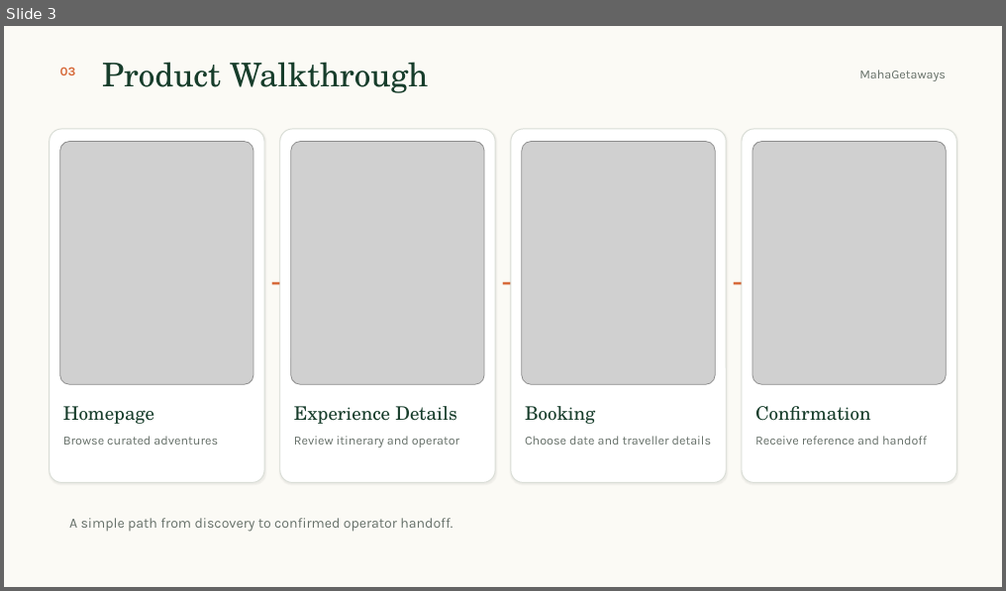
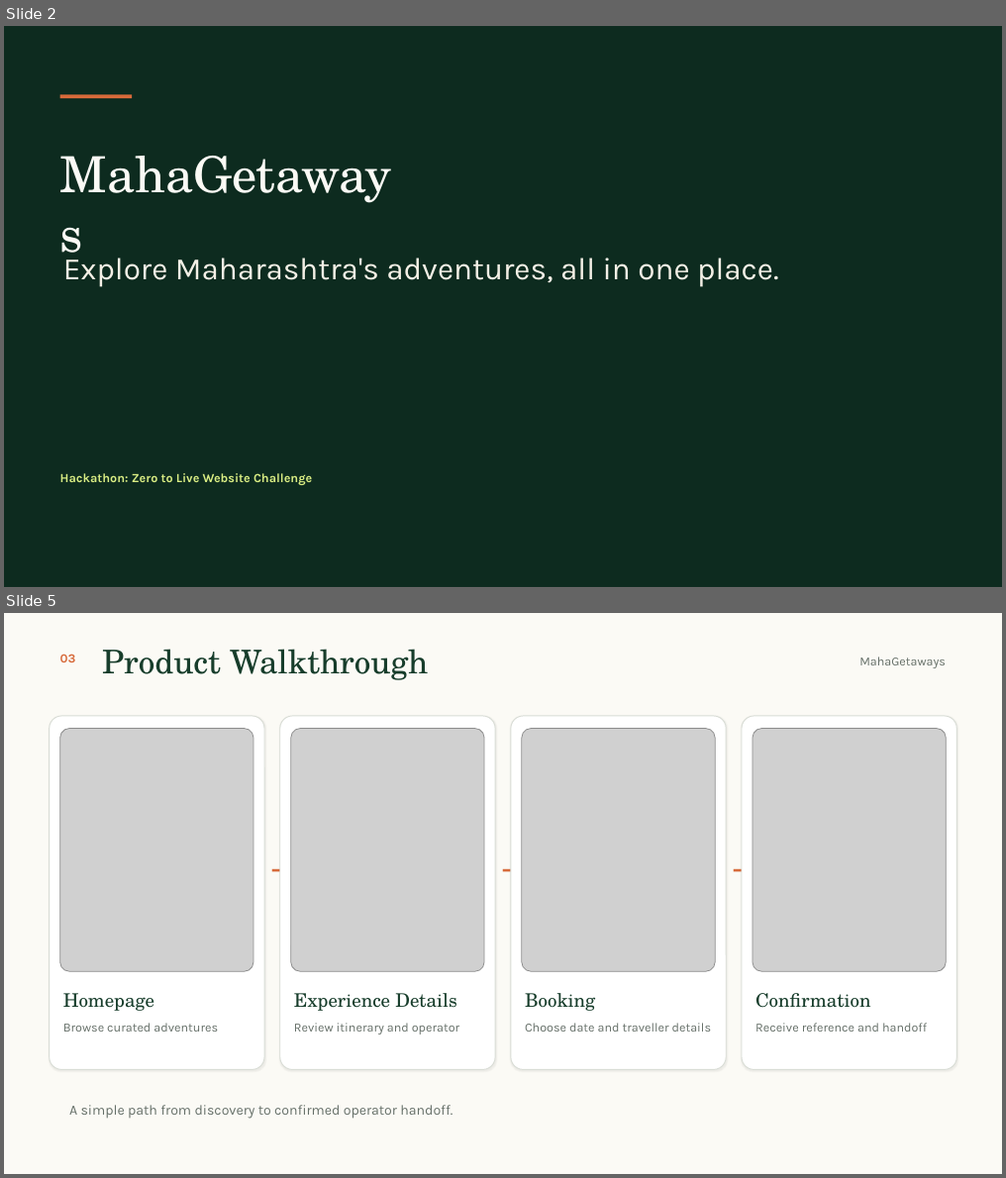
Before and after one commit to little-hundred-miles/maharashtra_getaways, a slide deck: MahaGetaways_Hackathon_Submission.pptx. Shown one above the other, each under a label of ours: slide 3 before the commit, slides 2 and 5 after it; the slides between them are not shown. The pictures are 1006x591 and 1006x1178 pixels, drawn with LibreOffice and Linux fonts; fonts in the diff are those of the drawing; grey boxes stand for pictures. Boxes give left, top, right and bottom in pixels: in the first picture for what was removed or moved away, otherwise in the second. Text is boxed around its words. In the diff, an @@ line names an element or a change of style, - is before the commit and + after.

```diff
--- a/MahaGetaways_Hackathon_Submission.pptx
+++ b/MahaGetaways_Hackathon_Submission.pptx
@@ slide 2 added at (4, 26, 1002, 587), background #FFFFFF @@
@@ rectangle added at (4, 26, 1002, 587), fill #0D2B1F @@
@@ rectangle added at (60, 95, 132, 98), fill #D76A3A @@
@@ text added at (60, 143, 402, 224), 48 pt, text #FBFAF5 @@
+MahaGetaways
@@ text added at (63, 252, 779, 287), 30 pt, text #F4F0E6 @@
+Explore Maharashtra's adventures, all in one place.
@@ text added at (60, 473, 312, 485), 12 pt, text #D9ED83, bold @@
+Hackathon: Zero to Live Website Challenge
@@ what was slide 3 is now slide 5 @@
```
Also in this commit, not shown: 2 slides changed, 1 other slide added, 6 other files.
